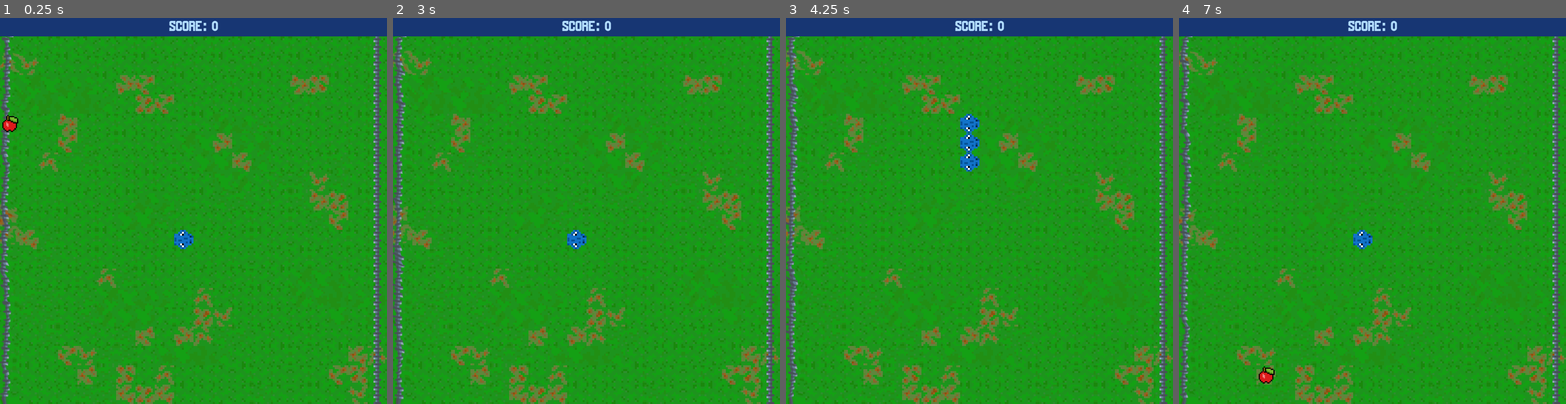
Above: before the commit, frames 1-4 (left to right).
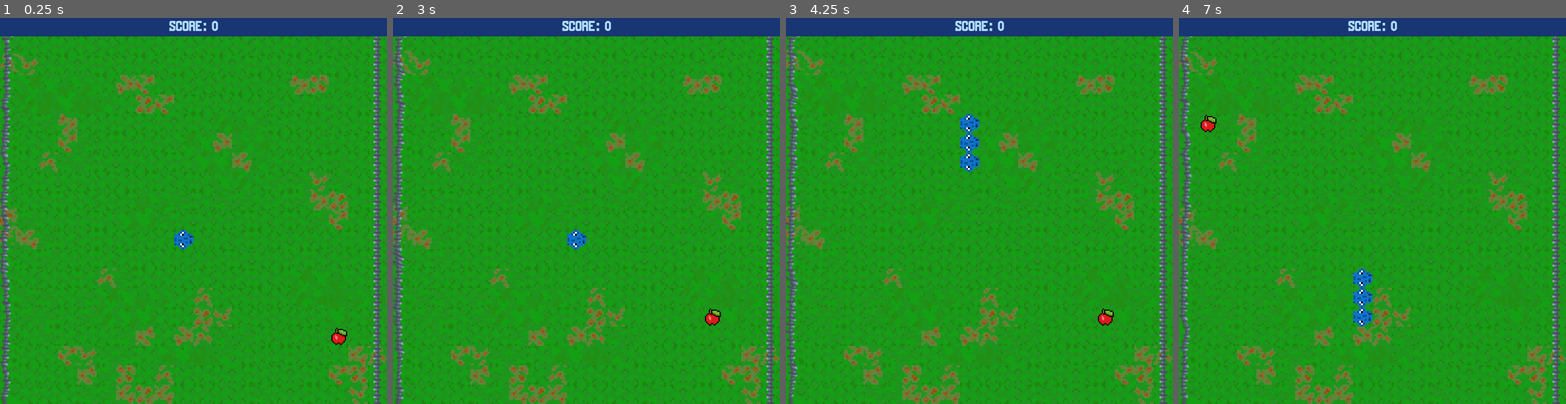
Above: after the commit, the same moments.

Repository: CS196Illinois/Group4-FA23
Game: Godot game, scene res://scenes/main.tscn
Two runs of this game, one before a commit and one after it. Both use one fixed random seed, a clock stepped at 60 frames per second and the inputs below. The engine's default icon, where the game draws it, is replaced by a stand-in: a white triangle on a blue panel in a dark square.
Inputs:
- Up to frame 1 (0.25 s): no input
- Up to frame 2 (3 s): hold D (move_right) 0.53-1.28 s; hold S (move_down) 1.28-2.03 s; hold D (move_right) 2.03-2.75 s; click "Play Again" at 2.75 s
- Up to frame 3 (4.25 s): hold W (move_up) from 3.53 s (still down)
- Up to frame 4 (7 s): release W (move_up) at 4.28 s; hold A (move_left) 4.28-5.75 s; click "Play Again" at 5.75 s; hold S (move_down) from 6.53 s (still down)

The runs differ from the first frame. In frame 1, 0.3% of the frame differs, in the area x 0-90%, y 25-85%; in frame 2, 0.1%; in frame 3, 0.1%; in frame 4, 1.0%, in the area x 5-50%, y 25-95%.

Commit message:
minor code improvments

Diff:
--- a/scenes/main.gd
+++ b/scenes/main.gd
@@ -3,12 +3,12 @@
 @export var snake_scene: PackedScene
 
 # game variables
-var score: int
-var game_started: bool = false
+var score := 0
+var game_started := false
 
 # grid variables
-var cells: int = 20
-var cell_size: int = 50
+const cells := 20
+const cell_size := 50
 
 # food variables
 var food_pos: Vector2
@@ -20,13 +20,14 @@
 var snake: Array # actual segment scenes
 
 # movement variables
-var start_pos = Vector2(9,9) # grid reference on 20x20 grid
-var up = Vector2(0, -1)
-var down = Vector2(0, 1)
-var left = Vector2(-1, 0)
-var right = Vector2(1, 0)
-var move_direction: Vector2
-var can_move: bool
+const start_pos := Vector2(9, 9) # grid reference on 20x20 grid
+
+const up := Vector2(0, -1)
+const down := Vector2(0, 1)
+const left := Vector2(-1, 0)
+const right := Vector2(1, 0)
+var move_direction := up
+var can_move := true
 
 # Called when the node enters the scene tree for the first time.
 func _ready():
@@ -36,11 +37,8 @@
 	get_tree().paused = false
 	get_tree().call_group("segments", "queue_free")
 	$GameOverMenu.hide()
-	score = 0
 	$Hud.get_node("ScoreLabel").text = "SCORE: " + str(score)
 	$GameOverMenu.get_node("FinalScoreLabel").text = "SCORE: " + str(score)
-	move_direction = up
-	can_move = true
 	generate_snake()
 	move_food()
 
@@ -50,7 +48,7 @@
 	snake.clear()
 	#starting with the start_pos, create tail segments vertically down
 	for i in range(3):
-		add_segment(start_pos + Vector2(0, 1))
+		add_segment(start_pos + down)
 
 func add_segment(pos):
 	snake_data.append(pos)
@@ -126,7 +124,7 @@
 func move_food():
 	while regen_food:
 		regen_food = false
-		food_pos = Vector2(randi_range(0, cells - 1), randi_range(0, cells - 1))
+		food_pos = Vector2(randi_range(1, cells - 2), randi_range(1, cells - 2))
 		for i in snake_data:
 			if food_pos == i:
 				regen_food = true
Not shown, added: assets/Sound/BackroomsSnake_2DTheme.mp3.import
Not shown, added: assets/Sound/BackroomsSnake_BossThemeDemo.mp3.import
Not shown, added: assets/Sound/BackroomsSnake_LiminalThemeDemo.mp3.import
